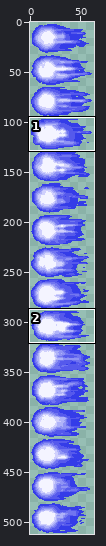
Two states of a sprite sheet, Assets/Art/VFX/EngineFlare_01.png. The picture above shows the old version from afar; the outline marks the close-up.
Close-up. The starting point:
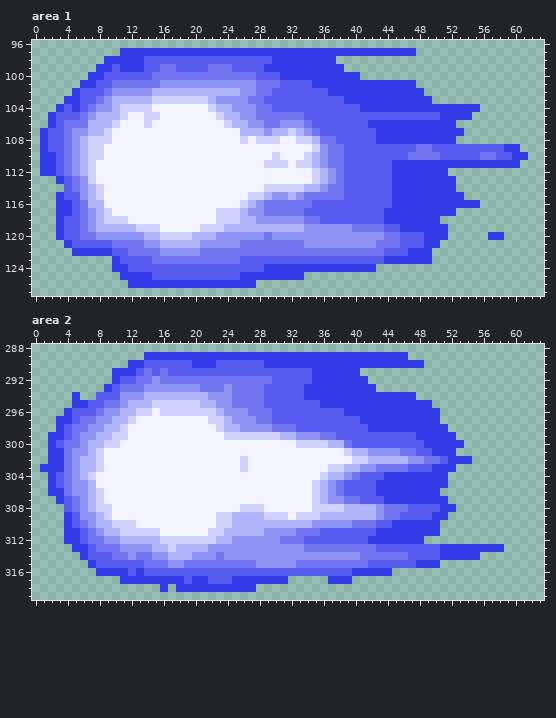
The file is 64x512 pixels. Pixels under 10% opacity are left out. Colours within 5 levels of each other are drawn and written as one. Shown: area 1: x 0..63, y 96..127; area 2: x 0..63, y 288..319. The commit also changed other parts of the picture, which this record leaves out.
The same view after the edit:
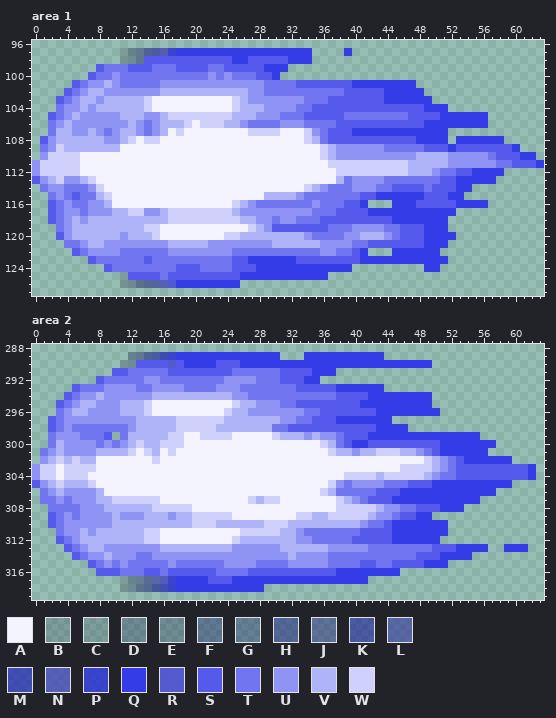
Palette (. is transparent): A #f4f4ff  B #0a0b2b30  C #10112c30  D #1013474e  E #1a1b484e  F #1619626c  G #2426646c  H #1c207d8a  J #2e307f8a  K #222798a8  L #383b9ba8  M #292fb4c7  N #4245b7c6  P #2f36cfe5  Q #343ce8  R #4c4fd2e4  S #5559ec  T #7175f0  U #8f93f4  V #afb3f8  W #d0d0fc
Difference:
Changed rows in their new state; - is an unchanged pixel.
Area 1:
first column x 0:
 97 -----------BDFHKNP-----------------....-........----------------
 98 ---------..CEG-----------QQ---SS---...--------------------------
 99 --------STTTSS-T--------S-------.......-------------------------
100 -------STTUTTTT-------U-U-----Q..........-----------------------
101 -----STUUVU-----------------U--TT--SSSSS------------------------
102 ----STUVVU-----U----------V-U-TTTTTTTTTSSSSS--------------------
103 ---STUVVUV----WAAAAAAAAAAWVUUUUUUUTTT--SSSSS--------------------
104 ---TUUVUVV-VVV--------AAAWVVVUUUUTT------SSSSSSSS---....--------
105 --STUVU-UUUVVVUUVWWWWWW-W-VVUUU--------TTTTTTTT--------QQ-------
106 --TUVUUUUUUUVUTUVVVW-WWWV-UTT------TTT----SSSSSSS----QQQQ-------
107 -.TVV---UTUVVUTUV-W-------AWWWWAAAWUT---QQQ---------..----------
108 -SUVVV-VVUUVW-WW----------A-AAA--A---S-----SSSSS----.QQQQQQ-----
109 -TUWVV-VVVV------------------------AWVUUUUUUTTTT-S--Q------S----
110 -UWWWWAAA---------------------A---AAWVUUUUUUUUUUVVVVUUUUU---S-Q-
111 UWWWWWAA---------------------AAA-AAAAWWWWWWWWWWVVVVVUUUUUUTTSSSQ
112 UWWWWWAA---------------------------AAAWWWWWWWWWVVVUTTSSQQQQ-----
113 SUVWUUV----------------------------AAAVTUUUUTTTTTTTSSQQQQQ------
114 -TUUT-TU---------------------AAAAAW----TUUUTTSSSSTSSSQQ---------
115 --TUT-TTVW-----------------AA-VV-------TT--QQ----SSS------------
116 --STUT-UUV---------------WVUT------UTTT--Q...---SSSSS---Q-------
117 --STUU--UUVVWWUUVWWWWWW--VU--UUUUUUTTT----QQ--------------------
118 --STUVUV-VVVVVVVVWWWWWW-------T--T----------S------Q------------
119 ---TUVVV-----V-------AAAAAAW-USSSSSSSTTTUUUUTTSSS---------------
120 ---SUVVVVVV-VV-WAAAAAAAAWWVVVVVVVV-TTTT--VVVU-------Q----..-----
121 ----TTUVVUUUUU--U----V----UUUUVVVVVV----TTSSSS-----Q------------
122 -----STUUUUT----T----UUUU-----------UU--SQ...QQ---Q-------------
123 -------STTTTTT-----------S-QQQQQQ--------QQQ------QQ------------
124 ---------STTTTTTTT---TTTT---Q-----------...------QQ-------------
125 -----------CSSS-T-----------------QQQ---------------------------
126 -----------BDFHLNR--------..------------------------------------
Area 2:
first column x 0:
289 ------------DFHKMP-------------...----------...----------------
290 -----------CES---R-Q------QQQ--------------------Q-------------
291 ----------SSTT-T---------TTTTTT-------...----------------------
292 --------STTTT-U---------UUUU--T---Q-......---------------------
293 -----STTTUUUU-T----TT--U-U---TTTT-SSSS-----Q-------------------
294 ----STUUVUU---U-------VVVUU--TTTTTTTTTSSSS------QQ-------------
295 ---STUVVUUUV--WAAAAAAAAAAWVVUUUTT---SSSSS----------------------
296 ---TUVVUU----V--AAAAAAAAWVVUUUUUUUTT---SSSS--------------------
297 --STUUUU--UUUVVVVVWWWW---VVVVVVUUTT---QQQ----......------------
298 --STU--TTTTTUVVVVVWWWWWV--VVVV--S---------S----.....-----------
299 --TUUUTTTS.TVVVVVWW--WWW-AAAAA---V-VUUT---QQQQQQ-----QQQ-------
300 --TVUU-UTUTUVWVVWWW--------------AAA--TSQQ-------SS---QQQQ-----
301 -TUVU--UVVVVW-WV-W-------------------WVVU-VWWWVVUTS--QQQQ------
302 -UVWVW--A------W----------A-------------AAAAAAAAAWVUTS-QQQQQ---
303 UWWAWWWWA-----------------A----------AAAAAAAAAWWWWVUTSSSSSSSSSQ
304 UWWAWWWA----------------------------AAAWWWWVWWWWWVUTTSSSSSSSSSQ
305 SUVWVVVW---------------------------AAWUTUUUUTTTSSS--QQQQQQQQ---
306 -TUVU--UV--------------------------AWV-TTTTSSS-----QQQQQQQ-----
307 -TTUTU-UVVWWWWWW-----------WVWW----AAAWVUT--S-------QQQQ-------
308 --TTT--UUVVVVVVWWWWW------AAA------AAA-WWWWVUU-T-----Q---------
309 --STUT--UUVUUUVVVUVVWWW--AAAAAAA---V-WWWWW--U---QQ..-----------
310 --STUUU-UUVVVVVVVVVVWWWVV----WWW---VVVVVVU-T-------Q-----------
311 ---TUUVUV--VVV--------AAAAWWWWWVVU--TTTTT--SS------Q-----------
312 ---STUVVVVV---WWAAAAAAAAAWVVVVVVVUUTTTTT--SSS----QQ------------
313 ----STUVVUU----U-V----VVV------VVVVVVUUUUU-TTTTTTT-SS----..QQQ-
314 -----STUUVUU-----UUU---U--------V----TTTT------T-------.-------
315 -------STUTUTT----T-----UUUUTTTT-UUUU----S-TT---S--Q-----------
316 --------SSSTTT--T------TTTT-----------QQ-----Q-----------------
317 -----------CEGJLNP-Q------------QQQQQ---QQ---------------------
318 -----------BDFHKMP----------Q----------------------------------
Pixel boxes of the changes (left, top, right, bottom) in both close-ups:
changed: (32, 48, 544, 288)
changed: (32, 352, 536, 592)
